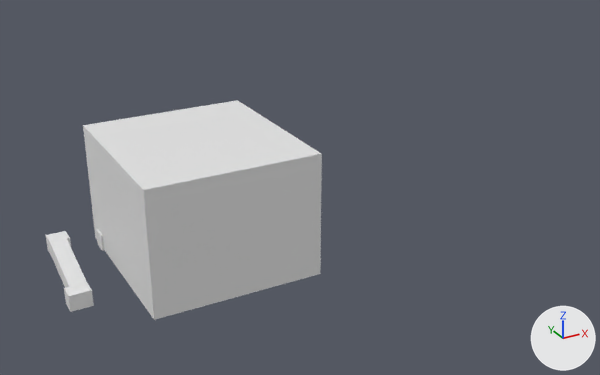
What one commit did to the Blender file blender/map01.blend.
Both versions are drawn from a 50 mm camera at (-32.3, -92.1, 47.4) aimed at (14.0, -7.8, 5.3). The lights are fixed; the arrows at lower right show +X, +Y and +Z.
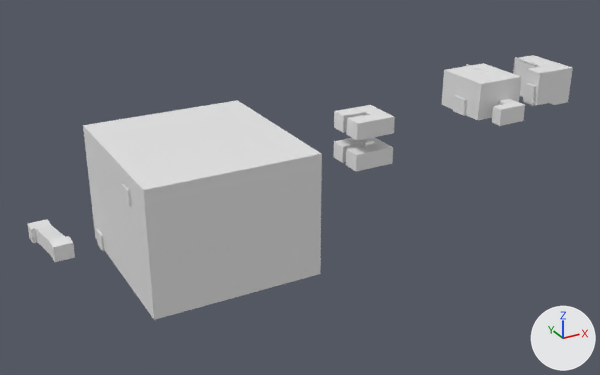
The newer file is also turned or shifted as a whole; pictures and numbers use the older file's frame.

Where the change shows, as pixel boxes (x1, y1, x2, y2) in the pictures (600 x 375 px):
'mesh.car1.1', added: after (442, 63, 525, 126)
'Cube.001', moved, turned, rescaled: before (46, 231, 94, 312); after (27, 219, 75, 262)
'mesh.car2.1', added: after (513, 55, 573, 106)
'mesh.forg2.1', added: after (334, 105, 395, 141)
'mesh.forg1.1', added: after (333, 137, 393, 171)
'portal.car2.1.car1.2', added: after (514, 57, 537, 97)
'portal.car1.2.car2.1', added: after (466, 64, 489, 74)
'portal.forg1.1.main.3', added: after (346, 146, 360, 166)
'portal.car2.2.main.4', added: after (526, 83, 536, 106)

The change, as a list of edits to the scene's bpy script:
```text
Add me_plane_012:
    me_plane_012.from_pydata([(-1.0, -1.0, 0.0), (1.0, -1.0, 0.0), (-1.0, 1.0, 0.0), (1.0, 1.0, 0.0)], [], [(0, 1, 3, 2)])
Change ob_cube_001:
    ob_cube_001.location: (-15.0, 0.0, 1.0) -> (-15.0, -1.56, 1.0)
    ob_cube_001.rotation_euler: (0.0, 0.0, 0.0) -> (0.0, -3.142, 0.0)  # degrees (0, 0, 0) -> degrees (0, -180, 0)
    ob_cube_001.scale: (1.0, 1.0, 1.0) -> (-1.0, -1.0, -1.0)
Add ob_portal_car2_2_main_4:
    ob_portal_car2_2_main_4 = bpy.data.objects.new('portal.car2.2.main.4', me_plane_012)
    ob_portal_car2_2_main_4.location = (40.5, -18.81, 16.5)
    ob_portal_car2_2_main_4.rotation_euler = (1.571, 0.0, 1.571)  # degrees (90, 0, 90)
    ob_portal_car2_2_main_4.scale = (0.85, 1.28, 1.04)
Add ob_portal_car2_1_car1_2:
    ob_portal_car2_1_car1_2 = bpy.data.objects.new('portal.car2.1.car1.2', me_plane_012.copy())
    ob_portal_car2_1_car1_2.location = (43.18, -14.81, 17.11)
    ob_portal_car2_1_car1_2.rotation_euler = (1.571, 0.0, 1.571)  # degrees (90, 0, 90)
    ob_portal_car2_1_car1_2.scale = (2.02, 2.41, 1.04)
Add ob_mesh_car2_1:
    ob_mesh_car2_1 = bpy.data.objects.new('mesh.car2.1', me_cube_005)  # 122 vertices, 92 faces, 10 loose edges; spans x -0.34..5.59, y -3.43..3.69, z -1.0..3.57
    ob_mesh_car2_1.location = (40.68, -16.53, 15.89)
Add ob_portal_car1_2_car2_1:
    ob_portal_car1_2_car2_1 = bpy.data.objects.new('portal.car1.2.car2.1', me_plane_012.copy())
    ob_portal_car1_2_car2_1.location = (35.2, -14.81, 17.11)
    ob_portal_car1_2_car2_1.rotation_euler = (1.571, 0.0, 1.571)  # degrees (90, 0, 90)
    ob_portal_car1_2_car2_1.scale = (2.11, 2.52, 1.09)
Add ob_portal_car1_1_forg2_2:
    ob_portal_car1_1_forg2_2 = bpy.data.objects.new('portal.car1.1.forg2.2', me_plane_012.copy())
    ob_portal_car1_1_forg2_2.location = (31.41, -16.53, 15.89)
    ob_portal_car1_1_forg2_2.rotation_euler = (1.571, 0.0, 1.571)  # degrees (90, 0, 90)
    ob_portal_car1_1_forg2_2.scale = (1.04, 1.04, 1.04)
Add ob_mesh_car1_1:
    ob_mesh_car1_1 = bpy.data.objects.new('mesh.car1.1', me_cube_004)  # 129 vertices, 126 faces; spans x -1.0..5.59, y -6.01..3.69, z -1.0..3.52
    ob_mesh_car1_1.location = (32.27, -16.53, 15.89)
Add ob_portal_forg2_2_car1_1:
    ob_portal_forg2_2_car1_1 = bpy.data.objects.new('portal.forg2.2.car1.1', me_plane_012.copy())
    ob_portal_forg2_2_car1_1.location = (15.47, -14.54, 15.82)
    ob_portal_forg2_2_car1_1.rotation_euler = (1.571, 0.0, 1.571)  # degrees (90, 0, 90)
    ob_portal_forg2_2_car1_1.scale = (1.04, 1.04, 1.04)
Add ob_portal_forg2_1_forg1_2:
    ob_portal_forg2_1_forg1_2 = bpy.data.objects.new('portal.forg2.1.forg1.2', me_plane_012.copy())
    ob_portal_forg2_1_forg1_2.location = (16.41, -16.41, 15.82)
    ob_portal_forg2_1_forg1_2.rotation_euler = (1.571, 0.0, 0.0)  # degrees (90, 0, 0)
    ob_portal_forg2_1_forg1_2.scale = (1.04, 1.04, 1.04)
Add ob_mesh_forg2_1:
    ob_mesh_forg2_1 = bpy.data.objects.new('mesh.forg2.1', me_cube_003)  # 32 vertices, 30 faces; spans x -1.0..4.0, y -4.0..1.0, z -1.0..1.0
    ob_mesh_forg2_1.location = (16.41, -14.52, 15.83)
Add ob_portal_forg1_2_forg1_1:
    ob_portal_forg1_2_forg1_1 = bpy.data.objects.new('portal.forg1.2.forg1.1', me_plane_012.copy())
    ob_portal_forg1_2_forg1_1.location = (15.47, -14.54, 12.1)
    ob_portal_forg1_2_forg1_1.rotation_euler = (1.571, 0.0, 1.571)  # degrees (90, 0, 90)
    ob_portal_forg1_2_forg1_1.scale = (1.04, 1.04, 1.04)
Add ob_portal_forg1_1_main_3:
    ob_portal_forg1_1_main_3 = bpy.data.objects.new('portal.forg1.1.main.3', me_plane_012.copy())
    ob_portal_forg1_1_main_3.location = (16.41, -16.41, 12.12)
    ob_portal_forg1_1_main_3.rotation_euler = (1.571, 0.0, 0.0)  # degrees (90, 0, 0)
    ob_portal_forg1_1_main_3.scale = (1.05, 1.05, 1.05)
Add ob_mesh_forg1_1:
    ob_mesh_forg1_1 = bpy.data.objects.new('mesh.forg1.1', me_cube_003.copy())
    ob_mesh_forg1_1.location = (16.41, -14.52, 12.1)
```
